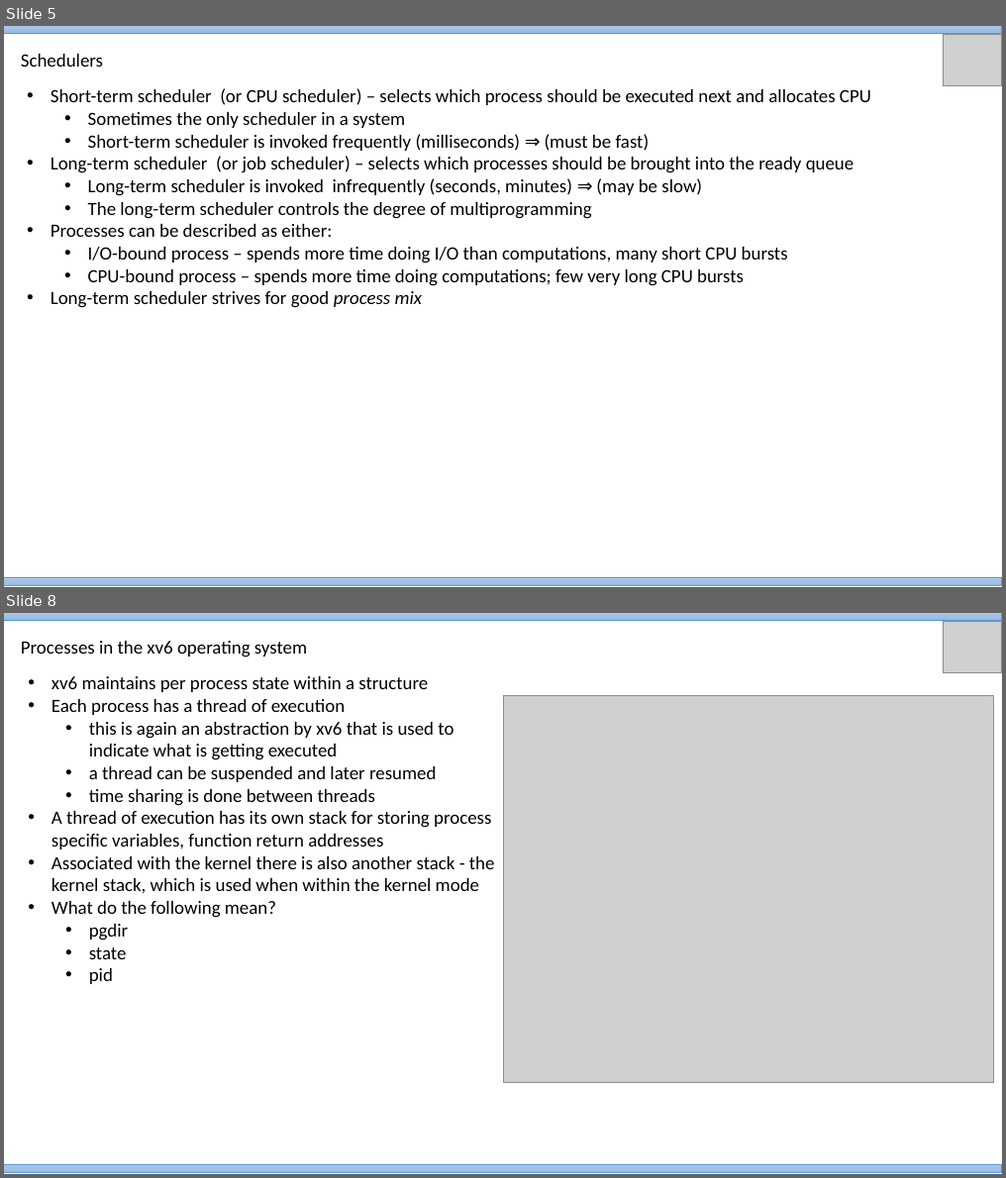
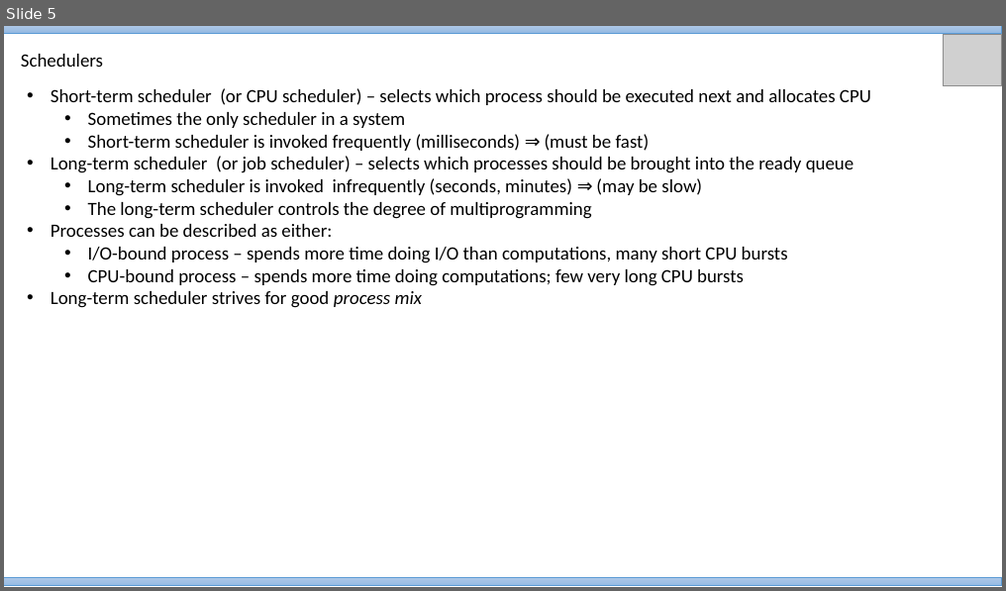
Before and after one commit to VineethBS/vineethbs.github.io, a slide deck: 2017_AV224/Material/Lecture_29.pptx. Shown one above the other, each under a label of ours: slides 5 and 8 before the commit, slide 5 after it; the slides between them are not shown. The pictures are 1006x1178 and 1006x591 pixels, drawn with LibreOffice and Linux fonts; fonts in the diff are those of the drawing; grey boxes stand for pictures. Boxes give left, top, right and bottom in pixels: in the first picture for what was removed or moved away, otherwise in the second. Text is boxed around its words. In the diff, an @@ line names an element or a change of style, - is before the commit and + after.

```diff
--- a/2017_AV224/Material/Lecture_29.pptx
+++ b/2017_AV224/Material/Lecture_29.pptx
@@ slide 8 removed at [4,613,1002,1174], background #FFFFFF @@
@@ rectangle removed at [4,613,1002,621] @@
@@ text removed at [21,641,307,658] @@
-Processes in the xv6 operating system
@@ picture removed at [943,622,1001,672] @@
@@ text removed at [52,676,495,984] @@
-• xv6 maintains per process state within a structure
-• Each process has a thread of execution
-  • this is again an abstraction by xv6 that is used to indicate what is getting executed
-  • a thread can be suspended and later resumed
-  • time sharing is done between threads
-• A thread of execution has its own stack for storing process specific variables, function return addresses
-• Associated with the kernel there is also another stack - the kernel stack, which is used when within the kernel mode
-• What do the following mean?
-  • pgdir
-  • state
-  • pid
@@ picture removed at [503,695,994,1083] @@
@@ rectangle removed at [4,1164,1002,1173] @@
```
Also in this commit, not shown: 1 slide changed, 2 slides added, 9 other slides removed, 4 other files.
